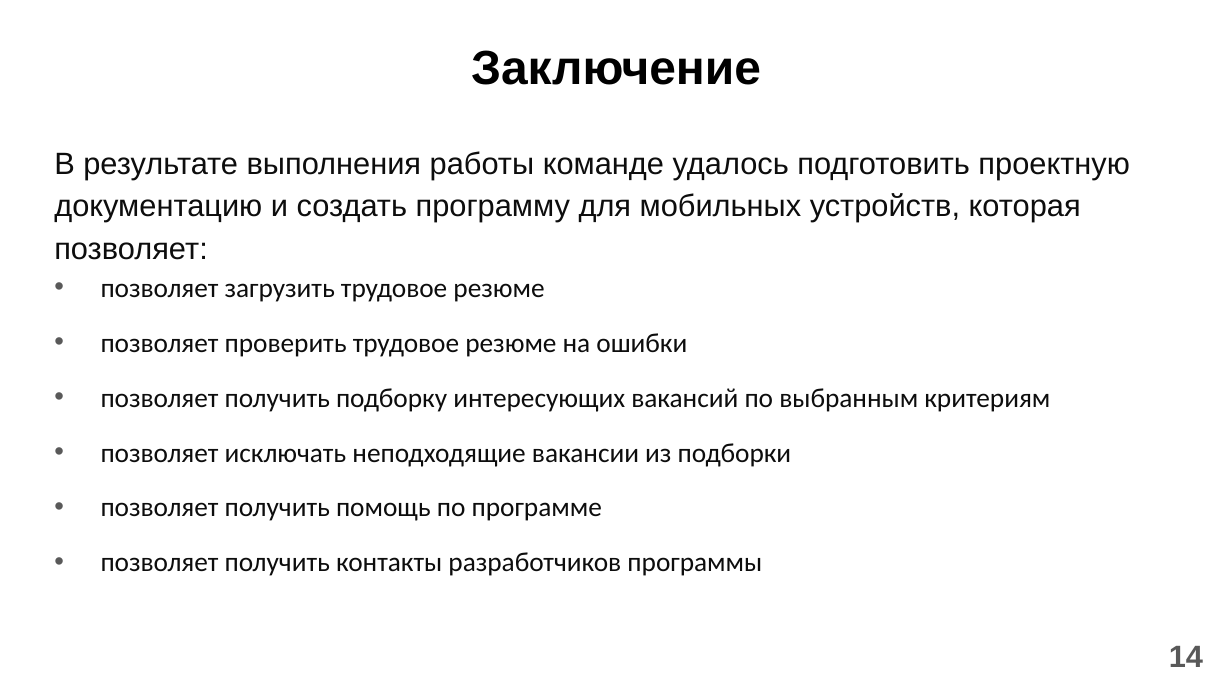
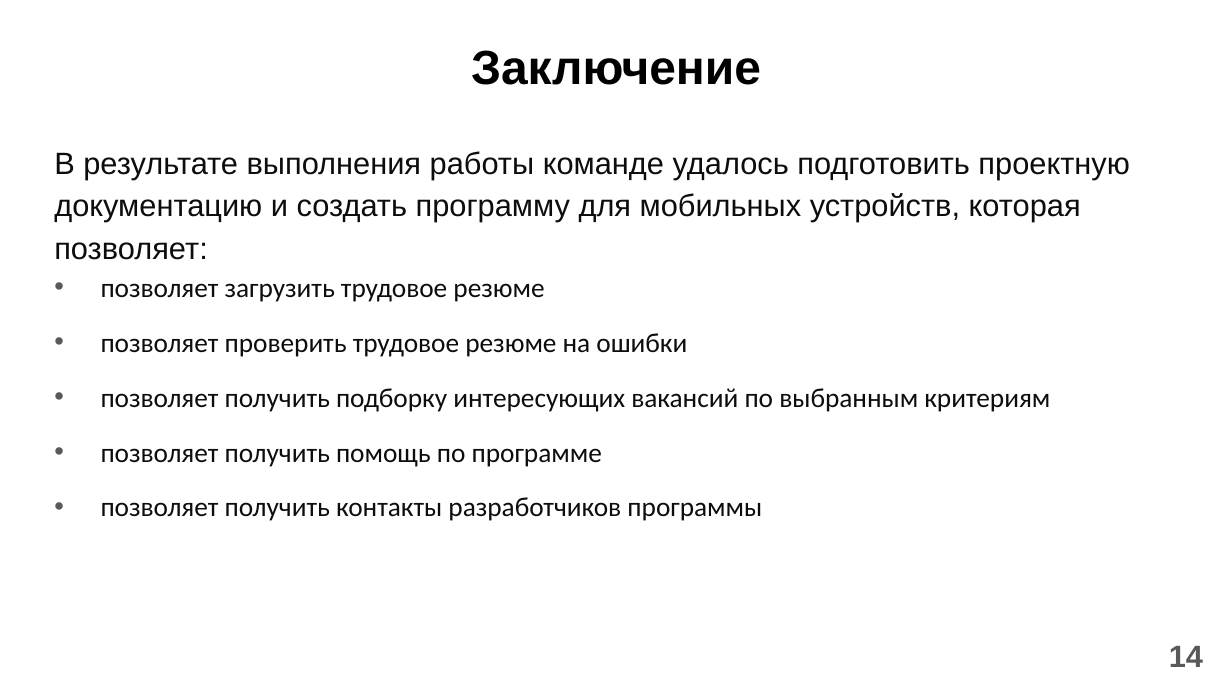
Before and after one commit to Vitya535/FindJobOnHH, a slide deck: slide 14 of Documents/Presentation.pptx. Drawn at 1232x693 pixels with LibreOffice and Linux fonts; fonts in the diff are those of the drawing. Boxes give left, top, right and bottom in pixels: in the first picture for what was removed or moved away, otherwise in the second. Text is boxed around its words. In the diff, an @@ line names an element or a change of style, - is before the commit and + after.

```diff
--- a/Documents/Presentation.pptx
+++ b/Documents/Presentation.pptx
@@ text at (101,443,792,467): paragraph removed @@
-• позволяет исключать неподходящие вакансии из подборки
```
Also in this commit, not shown: 3 other slides changed.
